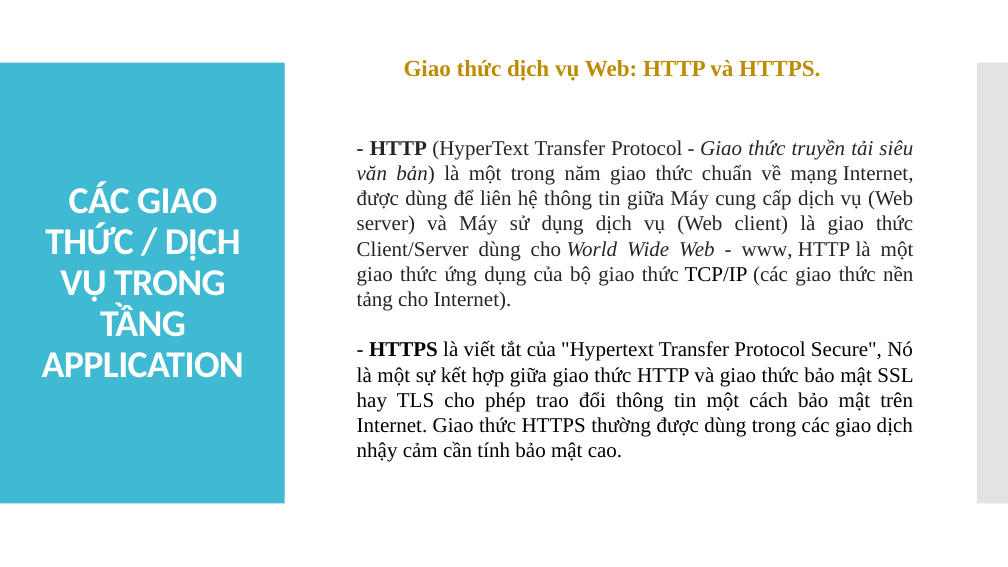
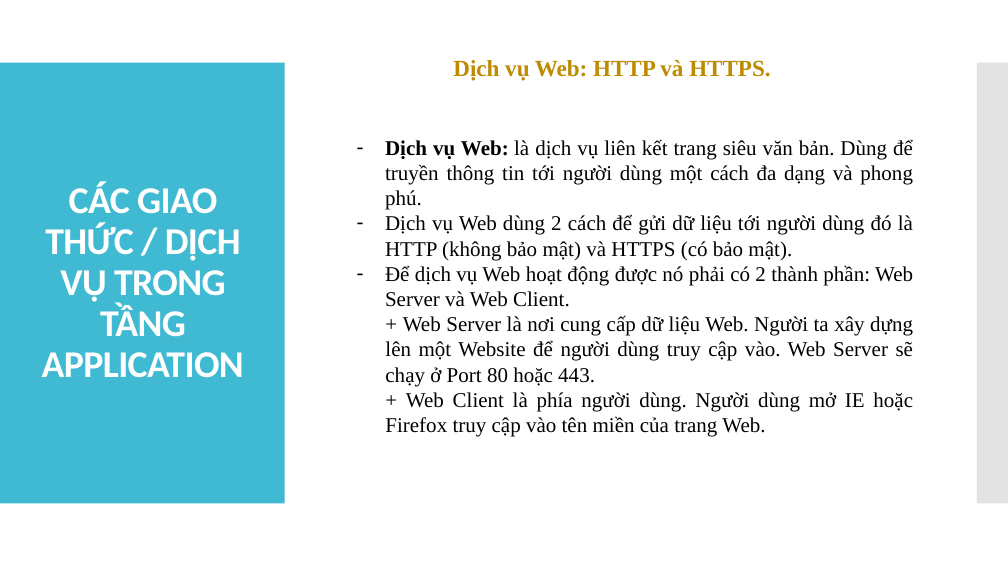
Before and after one commit to tiendatdk3493/Tai_Lieu, a slide deck: slide 12 of Topic 1.pptx. Drawn at 1008x567 pixels with LibreOffice and Linux fonts; fonts in the diff are those of the drawing. Boxes give left, top, right and bottom in pixels: in the first picture for what was removed or moved away, otherwise in the second. Text is boxed around its words. In the diff, an @@ line names an element or a change of style, - is before the commit and + after.

Commit message:
update

```diff
--- a/Topic 1.pptx
+++ b/Topic 1.pptx
@@ text at (453, 60, 770, 81): text changed @@
-Giao thức dịch vụ Web: HTTP và HTTPS.
+Dịch vụ Web: HTTP và HTTPS.
@@ text at (385, 139, 913, 437): text changed; text colour #252525 to #000000 @@
-- HTTP (HyperText Transfer Protocol - Giao thức truyền tải siêu văn bản) là một trong năm giao thức chuẩn về mạng Internet, được dùng để liên hệ thông tin giữa Máy cung cấp dịch vụ (Web server) và Máy sử dụng dịch vụ (Web client) là giao thức Client/Server dùng cho World Wide Web - www, HTTP là một giao thức ứng dụng của bộ giao thức TCP/IP (các giao thức nền tảng cho Internet).
-- HTTPS là viết tắt của "Hypertext Transfer Protocol Secure", Nó là một sự kết hợp giữa giao thức HTTP và giao thức bảo mật SSL hay TLS cho phép trao đổi thông tin một cách bảo mật trên Internet. Giao thức HTTPS thường được dùng trong các giao dịch nhậy cảm cần tính bảo mật cao.
+– Dịch vụ Web: là dịch vụ liên kết trang siêu văn bản. Dùng để truyền thông tin tới người dùng một cách đa dạng và phong phú.
+– Dịch vụ Web dùng 2 cách để gửi dữ liệu tới người dùng đó là HTTP (không bảo mật) và HTTPS (có bảo mật).
+– Để dịch vụ Web hoạt động được nó phải có 2 thành phần: Web Server và Web Client.
++ Web Server là nơi cung cấp dữ liệu Web. Người ta xây dựng lên một Website để người dùng truy cập vào. Web Server sẽ chạy ở Port 80 hoặc 443.
++ Web Client là phía người dùng. Người dùng mở IE hoặc Firefox truy cập vào tên miền của trang Web.
```
Also in this commit, not shown: 3 other slides changed, 3 slides added.
